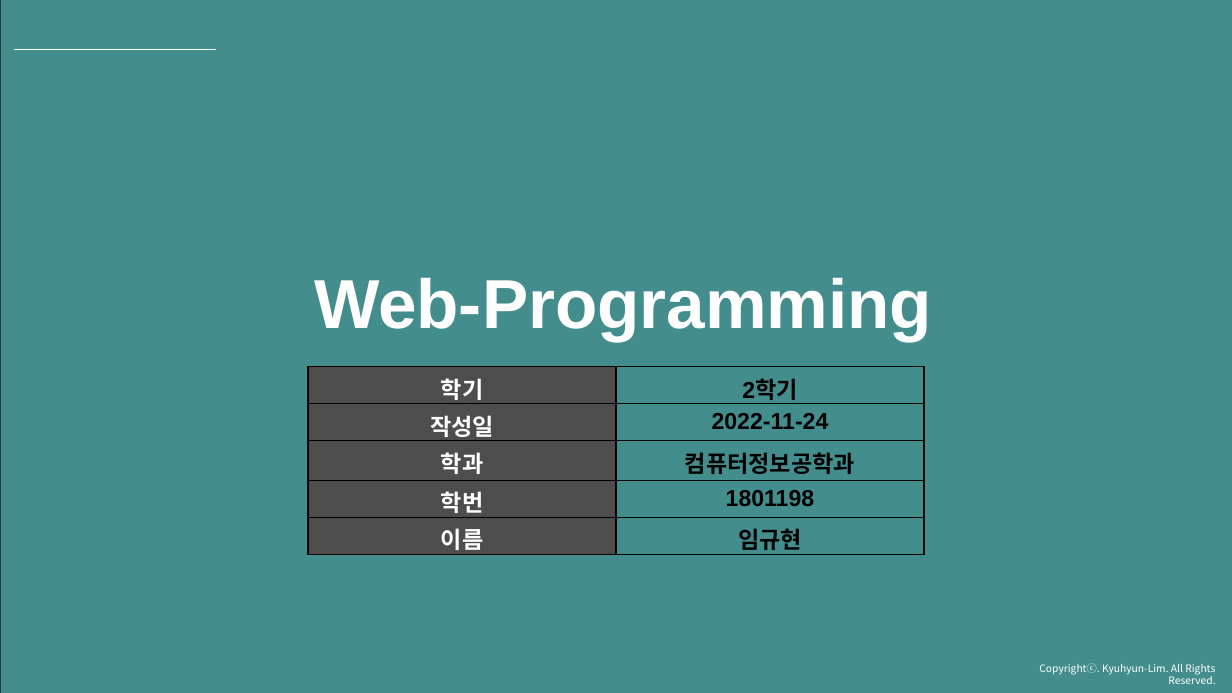
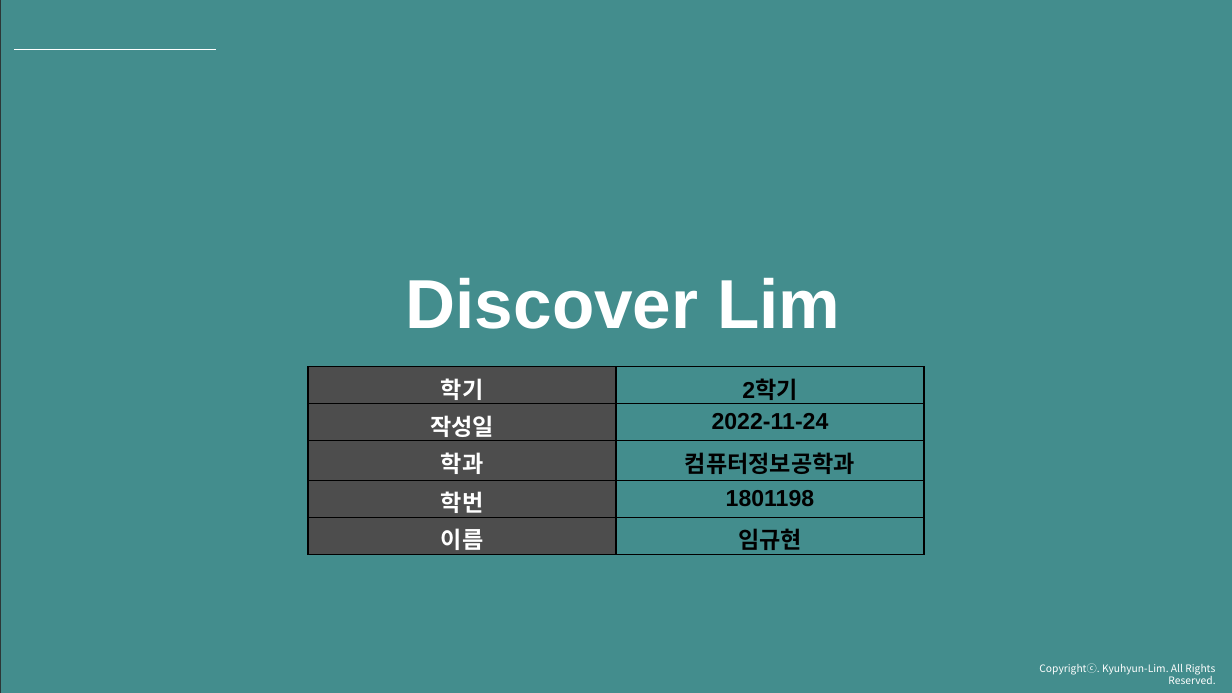
Before and after one commit to thlim008/Web_Project, a slide deck: slide 1 of selfportfolio-2018.pptx. Drawn at 1232x693 pixels with LibreOffice and Linux fonts; fonts in the diff are those of the drawing; background and template pictures are left out; a plain dark background stands for a picture behind light text. Boxes give left, top, right and bottom in pixels: in the first picture for what was removed or moved away, otherwise in the second. Text is boxed around its words. In the diff, an @@ line names an element or a change of style, - is before the commit and + after.

```diff
--- a/selfportfolio-2018.pptx
+++ b/selfportfolio-2018.pptx
@@ text at (406,277,840,329): text changed @@
-Web-Programming
+Discover Lim
```
Also in this commit, not shown: 7 other slides changed, 8 slides added, 33 other files.
